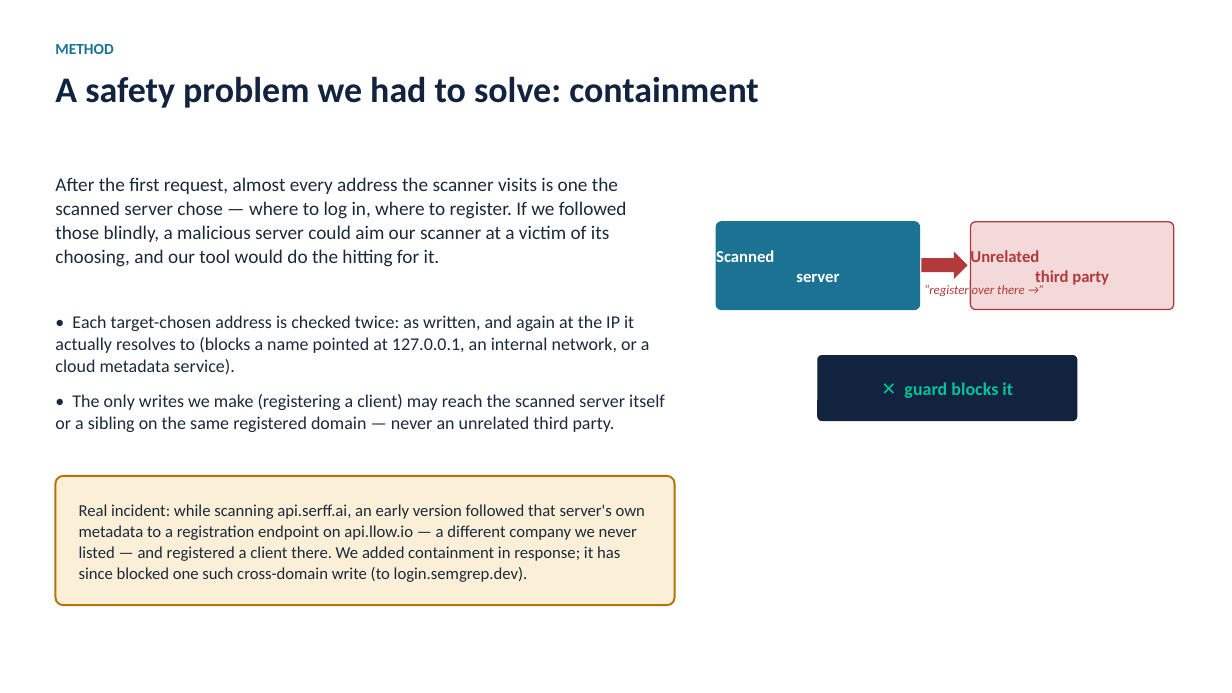
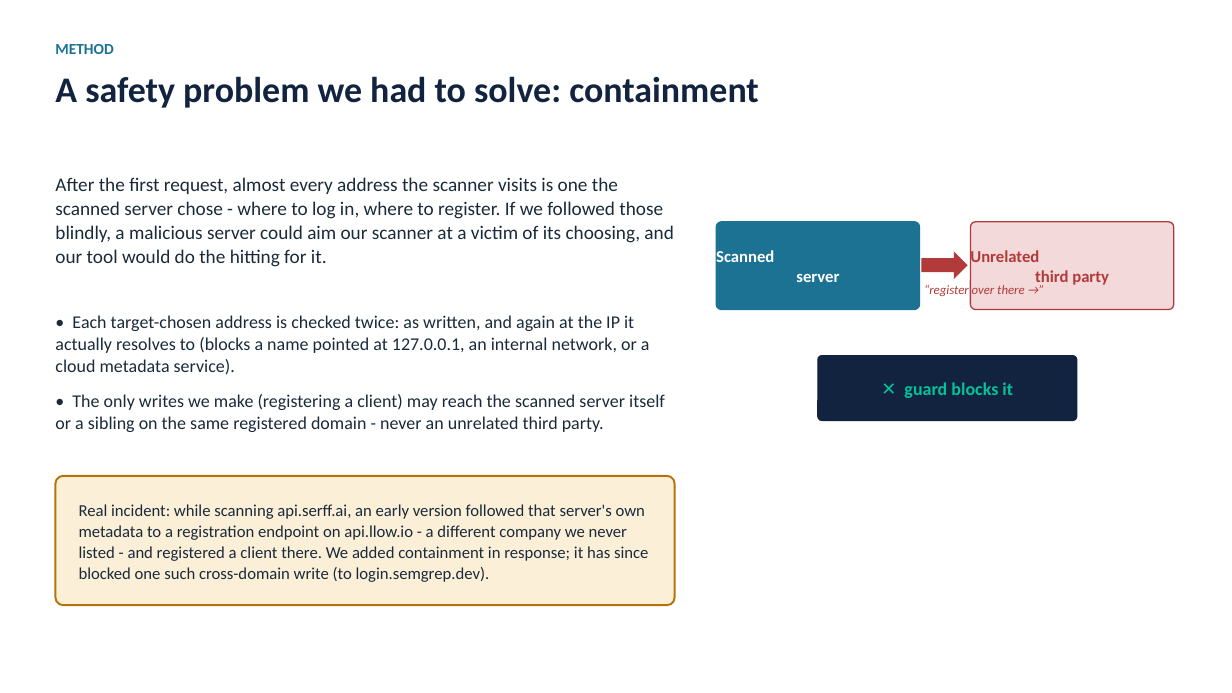
Before and after one commit to yamitkfir/YamAmit-MCP-auth, a slide deck: slide 9 of MCP-auth-slides.pptx. Drawn at 1232x693 pixels with LibreOffice and Linux fonts; fonts in the diff are those of the drawing. Boxes give left, top, right and bottom in pixels: in the first picture for what was removed or moved away, otherwise in the second. Text is boxed around its words. In the diff, an @@ line names an element or a change of style, - is before the commit and + after.

```diff
--- a/MCP-auth-slides.pptx
+++ b/MCP-auth-slides.pptx
@@ text at <box>55,177,673,267</box>: text changed @@
-After the first request, almost every address the scanner visits is one the scanned server chose — where to log in, where to register. If we followed those blindly, a malicious server could aim our scanner at a victim of its choosing, and our tool would do the hitting for it.
+After the first request, almost every address the scanner visits is one the scanned server chose - where to log in, where to register. If we followed those blindly, a malicious server could aim our scanner at a victim of its choosing, and our tool would do the hitting for it.
@@ text at <box>55,394,665,432</box>: text changed @@
-• The only writes we make (registering a client) may reach the scanned server itself or a sibling on the same registered domain — never an unrelated third party.
+• The only writes we make (registering a client) may reach the scanned server itself or a sibling on the same registered domain - never an unrelated third party.
@@ text at <box>79,504,648,582</box>: text changed @@
-Real incident: while scanning api.serff.ai, an early version followed that server's own metadata to a registration endpoint on api.llow.io — a different company we never listed — and registered a client there. We added containment in response; it has since blocked one such cross-domain write (to login.semgrep.dev).
+Real incident: while scanning api.serff.ai, an early version followed that server's own metadata to a registration endpoint on api.llow.io - a different company we never listed - and registered a client there. We added containment in response; it has since blocked one such cross-domain write (to login.semgrep.dev).
```
Also in this commit, not shown: 26 other slides changed.
